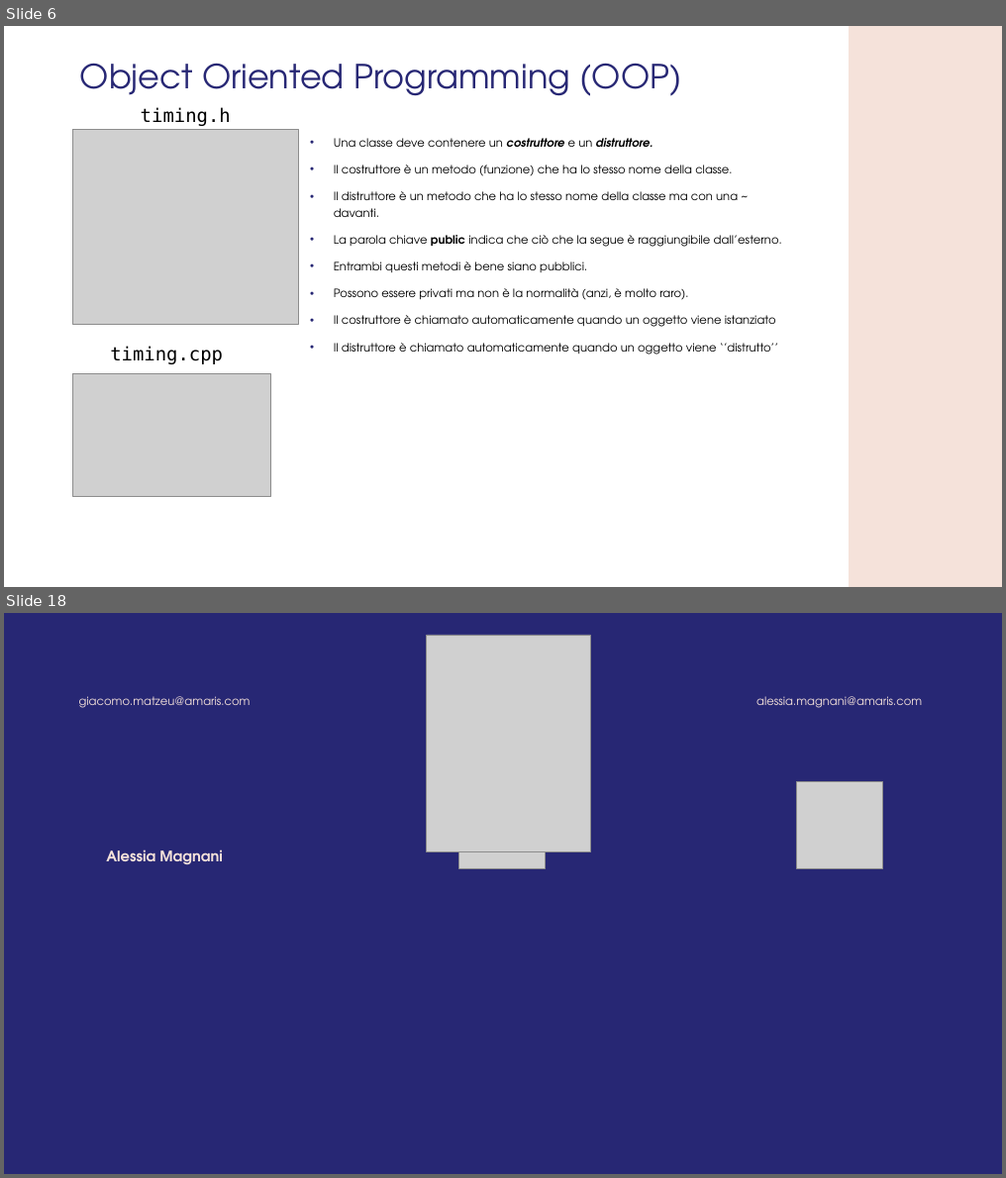
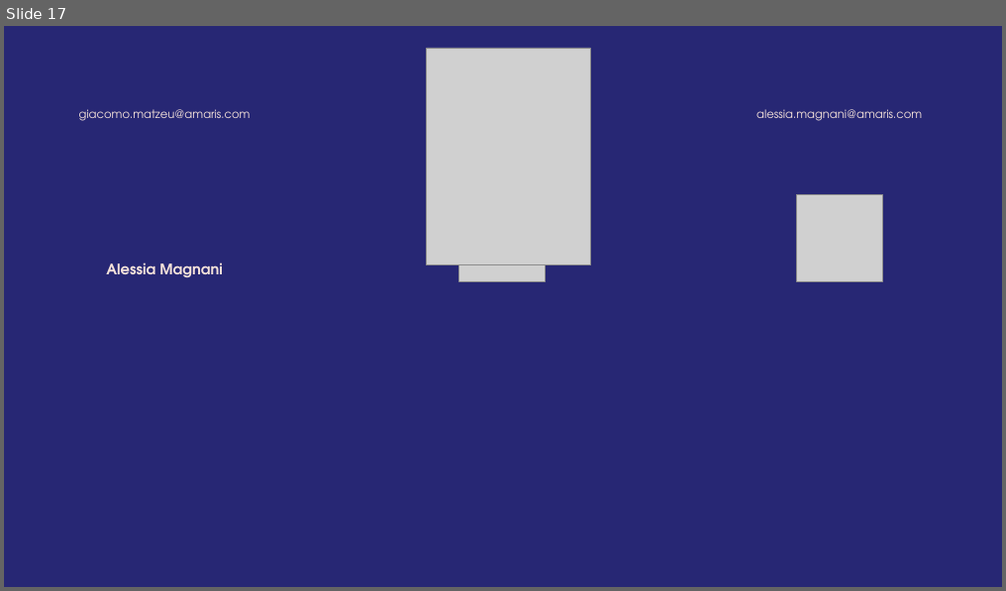
Before and after one commit to GMATZEU42/WS, a slide deck: WS03/WS_3.odp. Shown one above the other, each under a label of ours: slides 6 and 18 before the commit, slide 17 after it; the slides between them are not shown. The pictures are 1006x1178 and 1006x591 pixels, drawn with LibreOffice and Linux fonts; fonts in the diff are those of the drawing; grey boxes stand for pictures; background and template pictures are left out. Boxes give left, top, right and bottom in pixels: in the first picture for what was removed or moved away, otherwise in the second. Text is boxed around its words. In the diff, an @@ line names an element or a change of style, - is before the commit and + after.

```diff
--- a/WS03/WS_3.odp
+++ b/WS03/WS_3.odp
@@ slide 6 removed at (4,26,1002,587), background #FFFFFF @@
@@ freeform shape removed at (848,26,1002,587) @@
@@ title removed at (80,63,682,96) @@
-Object Oriented Programming (OOP)
@@ text removed at (141,107,231,126) @@
-timing.h
@@ picture removed at (73,129,298,324) @@
@@ text removed at (334,138,782,355) @@
-• Una classe deve contenere un costruttore e un distruttore.
-• Il costruttore è un metodo (funzione) che ha lo stesso nome della classe.
-• Il distruttore è un metodo che ha lo stesso nome della classe ma con una ~ davanti.
-• La parola chiave public indica che ciò che la segue è raggiungibile dall’esterno.
-• Entrambi questi metodi è bene siano pubblici.
-• Possono essere privati ma non è la normalità (anzi, è molto raro).
-• Il costruttore è chiamato automaticamente quando un oggetto viene istanziato
-• Il distruttore è chiamato automaticamente quando un oggetto viene ‘’distrutto’’
@@ text removed at (110,346,223,365) @@
-timing.cpp
@@ picture removed at (73,374,270,497) @@
@@ what was slide 18 is now slide 17 @@
```
Also in this commit, not shown: 1 slide changed, 13 slides added, 13 other slides removed, 2 other files.
